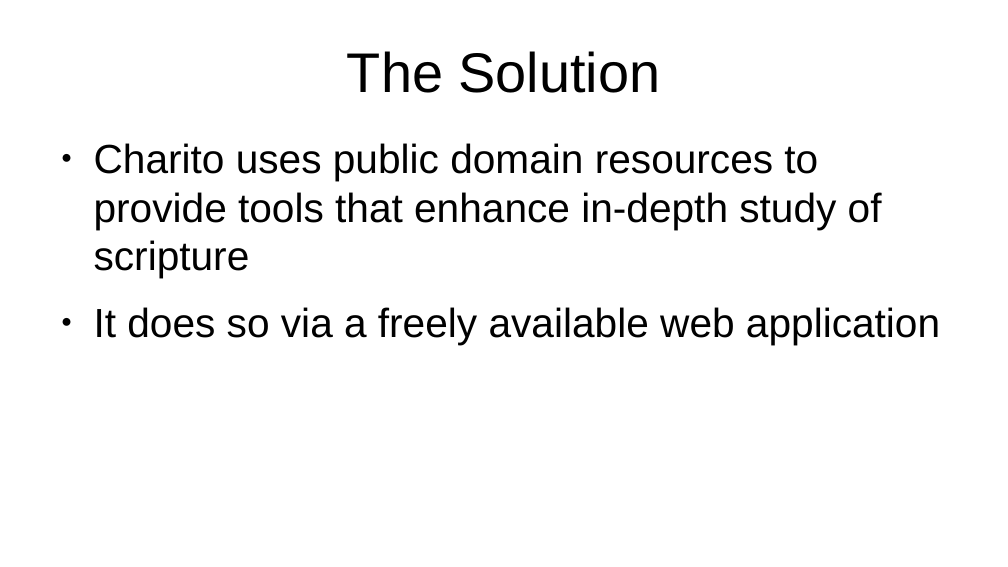
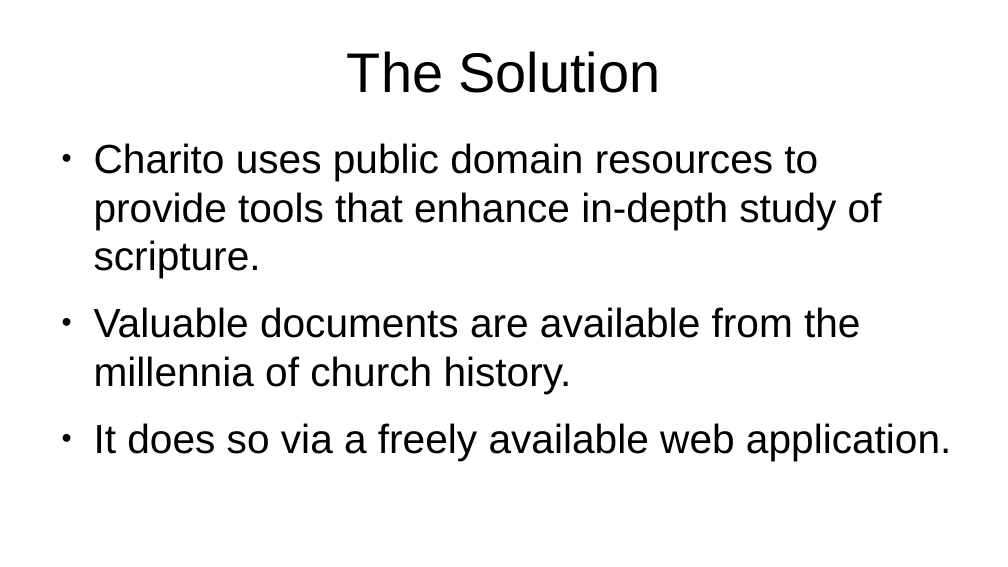
Before and after one commit to flashcardsmobile-admin/csci-portfolio, a slide deck: slide 3 of project-presentation.odp. Drawn at 1008x567 pixels with LibreOffice and Linux fonts; fonts in the diff are those of the drawing. Boxes give left, top, right and bottom in pixels: in the first picture for what was removed or moved away, otherwise in the second. Text is boxed around its words. In the diff, an @@ line names an element or a change of style, - is before the commit and + after.

```diff
--- a/project-presentation.odp
+++ b/project-presentation.odp
@@ text at (x1=94, y1=143, x2=951, y2=460): text changed @@
-● Charito uses public domain resources to provide tools that enhance in-depth study of scripture
-● It does so via a freely available web application
+● Charito uses public domain resources to provide tools that enhance in-depth study of scripture.
+● Valuable documents are available from the millennia of church history.
+● It does so via a freely available web application.
```
Also in this commit, not shown: 3 other slides changed, 2 slides added, 3 other files.
